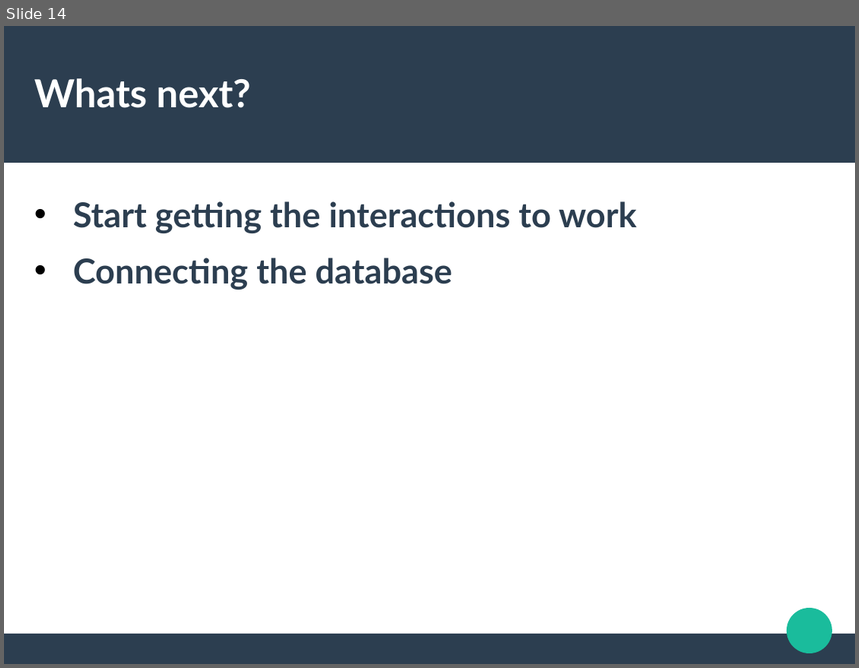
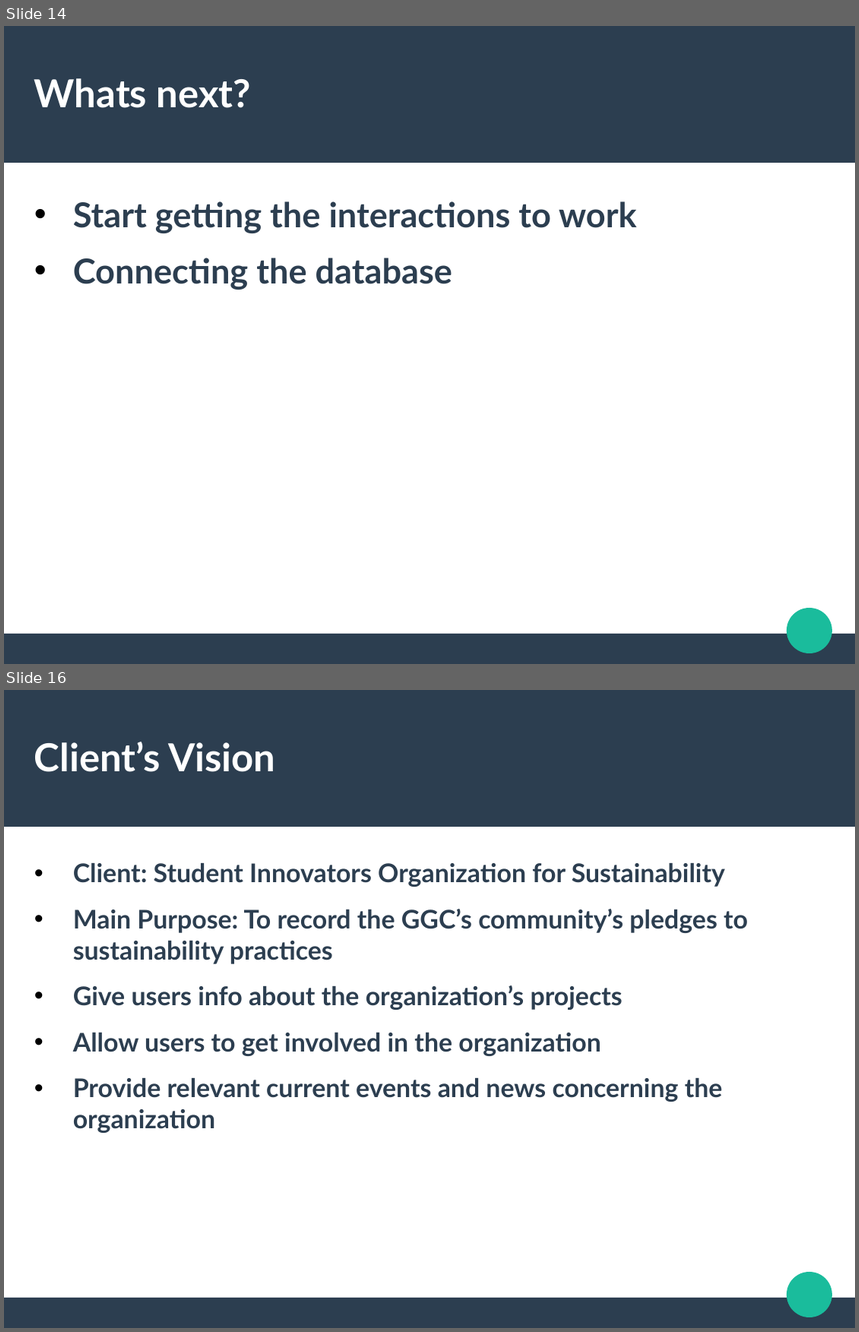
Before and after one commit to GGC-SD/SustainabilityWebsite, a slide deck: Fall2020HTMLDemo/UI.odp. Shown one above the other, each under a label of ours: slide 14 before the commit, slides 14 and 16 after it; the slides between them are not shown. The pictures are 859x668 and 859x1332 pixels, drawn with LibreOffice and Linux fonts; fonts in the diff are those of the drawing. Boxes give left, top, right and bottom in pixels: in the first picture for what was removed or moved away, otherwise in the second. Text is boxed around its words. In the diff, an @@ line names an element or a change of style, - is before the commit and + after.

```diff
--- a/Fall2020HTMLDemo/UI.odp
+++ b/Fall2020HTMLDemo/UI.odp
@@ slide 16 added at <box>4,690,855,1328</box>, background #FFFFFF; not listed: 3 template elements that a slide beside it also shows @@
@@ title added at <box>34,742,275,772</box>, 36 pt, text #FFFFFF, bold @@
+Client’s Vision
@@ text added at <box>73,863,748,1133</box>, 24 pt, text #2C3E50, bold @@
+• Client: Student Innovators Organization for Sustainability
+• Main Purpose: To record the GGC’s community’s pledges to sustainability practices
+• Give users info about the organization’s projects
+• Allow users to get involved in the organization
+• Provide relevant current events and news concerning the organization
```
Also in this commit, not shown: 10 other slides added.
